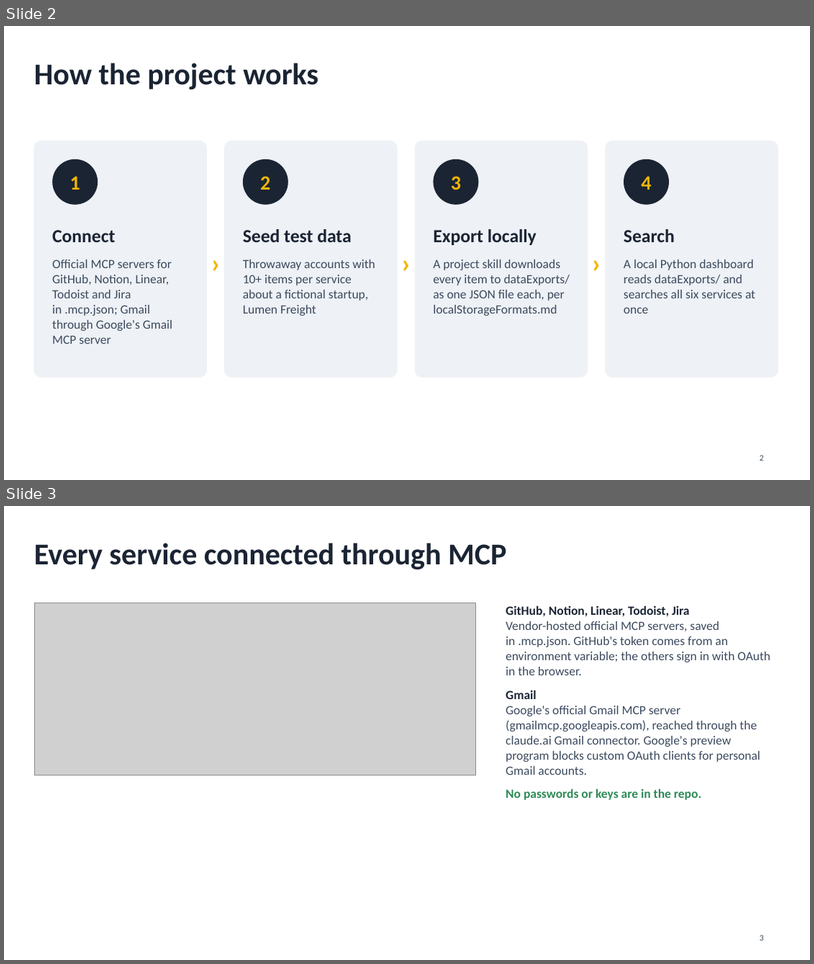
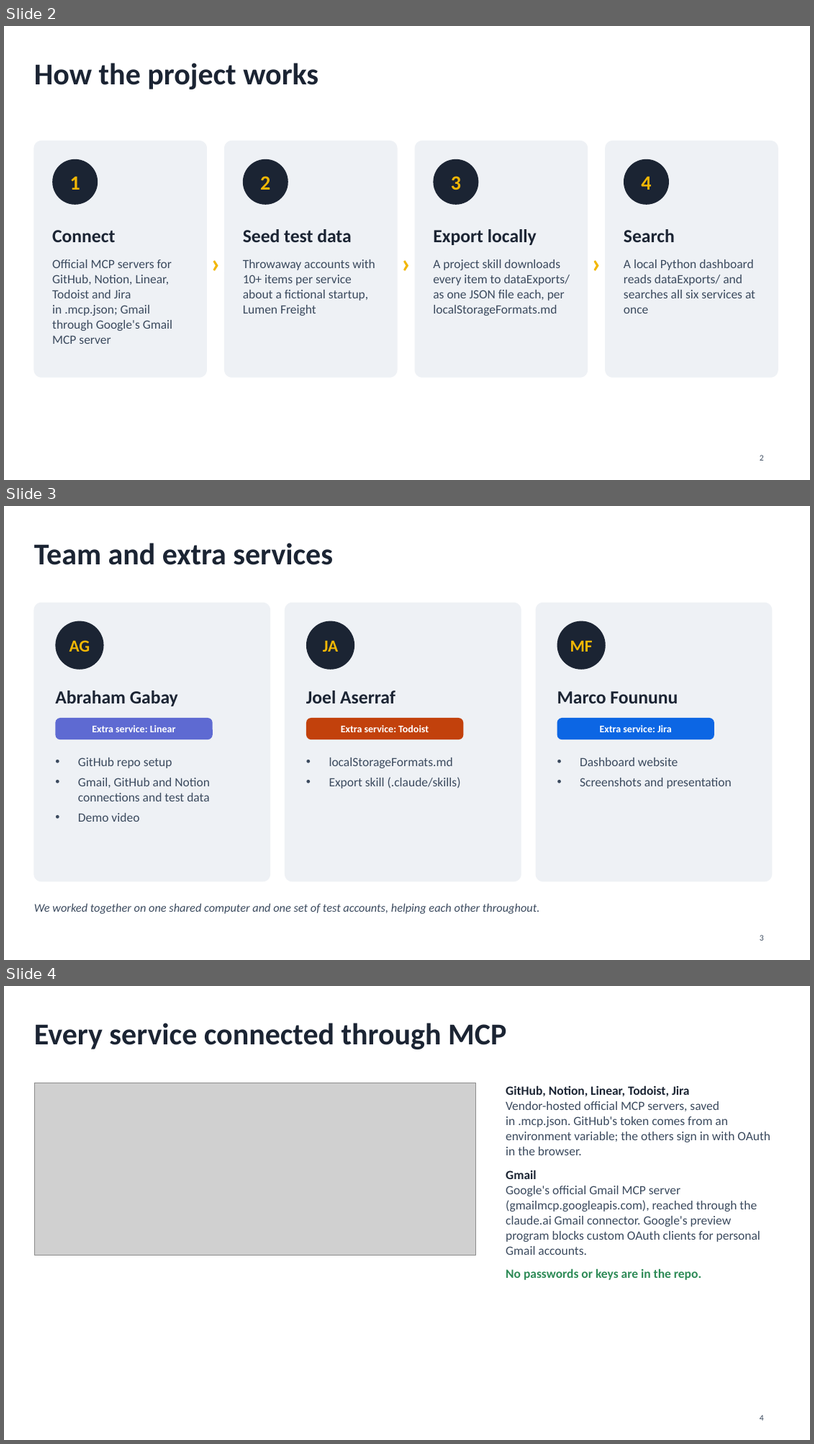
Before and after one commit to abrahamaiproject-bit/Ai-Homework3-Abraham, a slide deck: Homework3_Presentation.pptx. Shown one above the other, each under a label of ours: slides 2 and 3 before the commit, slides 2, 3 and 4 after it. The pictures are 814x964 and 814x1444 pixels, drawn with LibreOffice and Linux fonts; fonts in the diff are those of the drawing; grey boxes stand for pictures. Boxes give left, top, right and bottom in pixels: in the first picture for what was removed or moved away, otherwise in the second. Text is boxed around its words. In the diff, an @@ line names an element or a change of style, - is before the commit and + after.

Commit message:
Add team section, team slide and 6-service updates

```diff
--- a/Homework3_Presentation.pptx
+++ b/Homework3_Presentation.pptx
@@ slide 3 added at box(4, 506, 810, 960), background #FFFFFF @@
@@ title added at box(34, 543, 333, 565), 36 pt, text #1B2433, bold @@
+Team and extra services
@@ rounded rectangle added at box(34, 602, 270, 881), fill #EEF1F5, outline #EEF1F5 1 pt @@
@@ rounded rectangle added at box(286, 602, 521, 881), fill #EEF1F5, outline #EEF1F5 1 pt @@
@@ rounded rectangle added at box(536, 602, 772, 881), fill #EEF1F5, outline #EEF1F5 1 pt @@
@@ ellipse added at box(55, 621, 104, 669), fill #1B2433, 20 pt, text #F2B705, bold @@
+AG
@@ ellipse added at box(306, 621, 355, 669), fill #1B2433, 20 pt, text #F2B705, bold @@
+JA
@@ ellipse added at box(558, 621, 606, 669), fill #1B2433, 20 pt, text #F2B705, bold @@
+MF
@@ text added at box(55, 690, 178, 706), 22 pt, text #1B2433, bold @@
+Abraham Gabay
@@ text added at box(306, 690, 396, 703), 22 pt, text #1B2433, bold @@
+Joel Aserraf
@@ text added at box(558, 691, 678, 703), 22 pt, text #1B2433, bold @@
+Marco Foununu
@@ rounded rectangle added at box(55, 718, 213, 739), fill #5E6AD2, 12 pt, text #FFFFFF, bold @@
+Extra service: Linear
@@ rounded rectangle added at box(306, 718, 464, 739), fill #C2410C, 12 pt, text #FFFFFF, bold @@
+Extra service: Todoist
@@ rounded rectangle added at box(558, 718, 715, 739), fill #0C66E4, 12 pt, text #FFFFFF, bold @@
+Extra service: Jira
@@ text added at box(78, 757, 210, 821), 15 pt, text #3B4A5E @@
+• GitHub repo setup
+• Gmail, GitHub and Notion connections and test data
+• Demo video
@@ text added at box(329, 757, 461, 788), 15 pt, text #3B4A5E @@
+• localStorageFormats.md
+• Export skill (.claude/skills)
@@ text added at box(580, 757, 732, 788), 15 pt, text #3B4A5E @@
+• Dashboard website
+• Screenshots and presentation
@@ text added at box(34, 903, 540, 914), 14 pt, text #3B4A5E, italic @@
+We worked together on one shared computer and one set of test accounts, helping each other throughout.
@@ page number added at box(760, 934, 764, 940), 10 pt, text #3B4A5E @@
+3
@@ what was slide 3 is now slide 4 @@
@@ page number at box(760, 1414, 764, 1420): text changed @@
-3
+4
```
Also in this commit, not shown: 2 slides changed, 2 other files.
